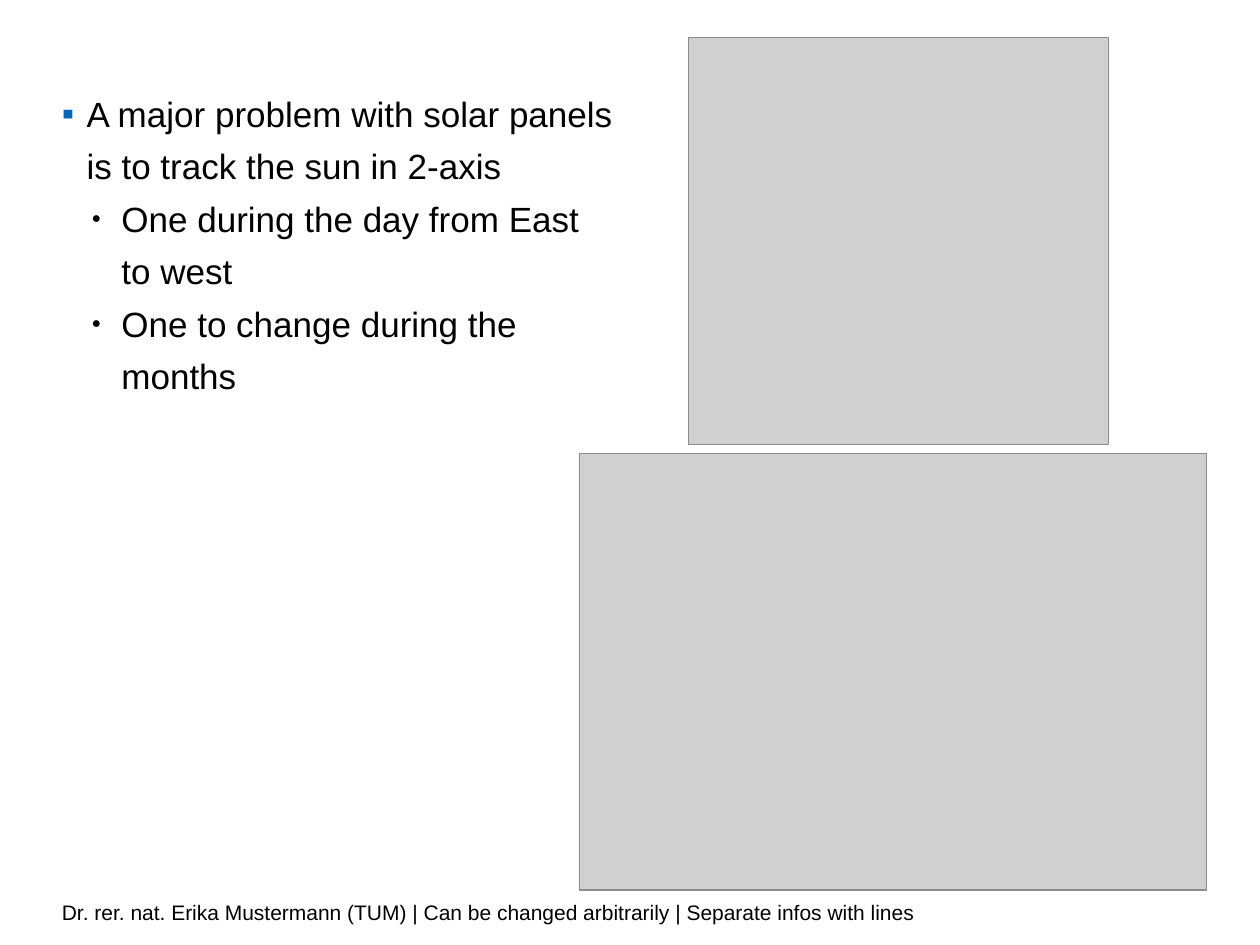
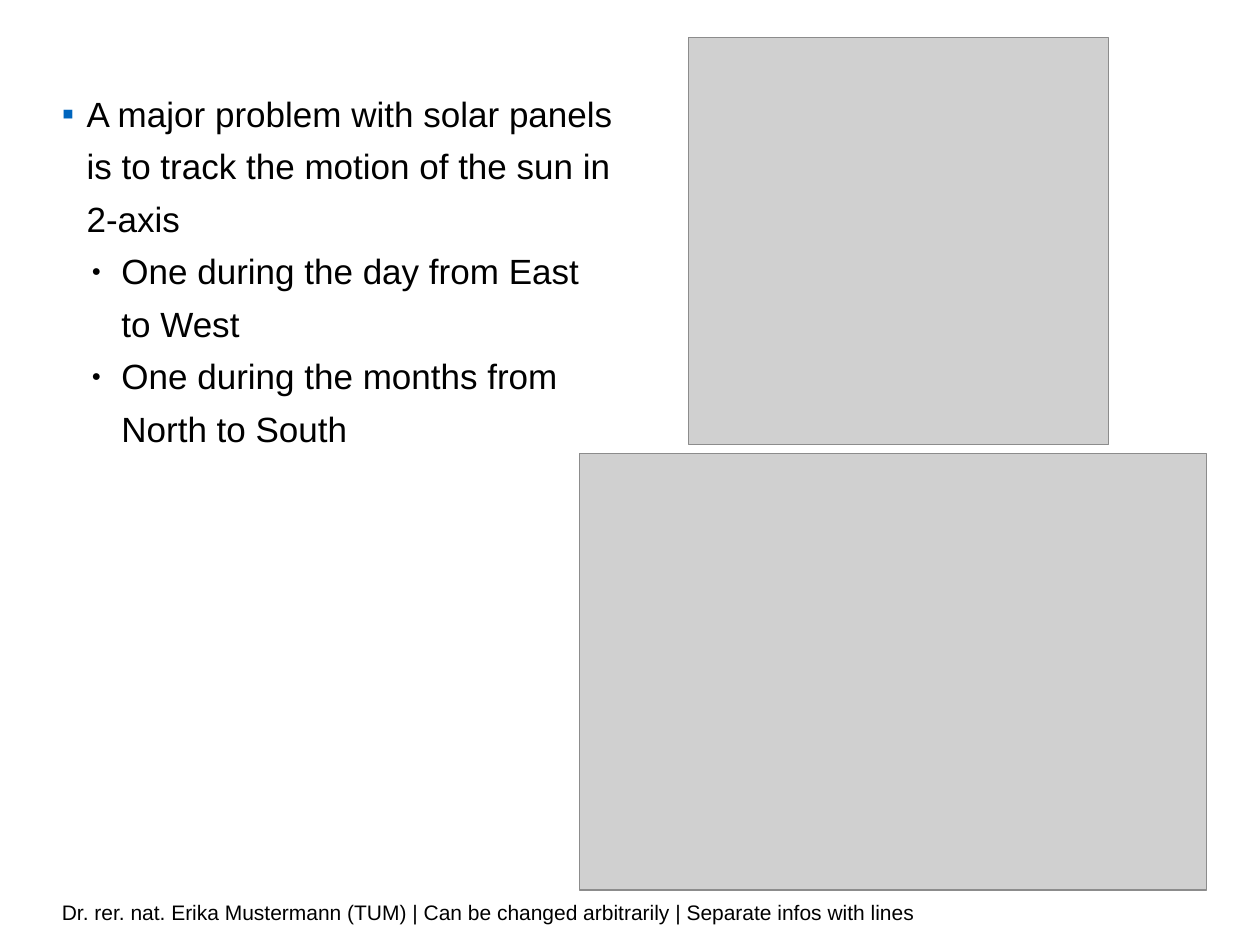
Before and after one commit to karthick1987/SolarPro, a slide deck: slide 3 of kick_off_presentation/Presentation_kick_off.pptx. Drawn at 1260x945 pixels with LibreOffice and Linux fonts; fonts in the diff are those of the drawing; grey boxes stand for pictures; background and template pictures are left out. Boxes give left, top, right and bottom in pixels: in the first picture for what was removed or moved away, otherwise in the second. Text is boxed around its words. In the diff, an @@ line names an element or a change of style, - is before the commit and + after.

```diff
--- a/kick_off_presentation/Presentation_kick_off.pptx
+++ b/kick_off_presentation/Presentation_kick_off.pptx
@@ text at (87, 101, 612, 443): text changed @@
-▪ A major problem with solar panels is to track the sun in 2-axis
-  ● One during the day from East to west
-  ● One to change during the months
+▪ A major problem with solar panels is to track the motion of the sun in 2-axis
+  ● One during the day from East to West
+  ● One during the months from North to South
```
Also in this commit, not shown: 1 other slide changed, 1 slide added.
